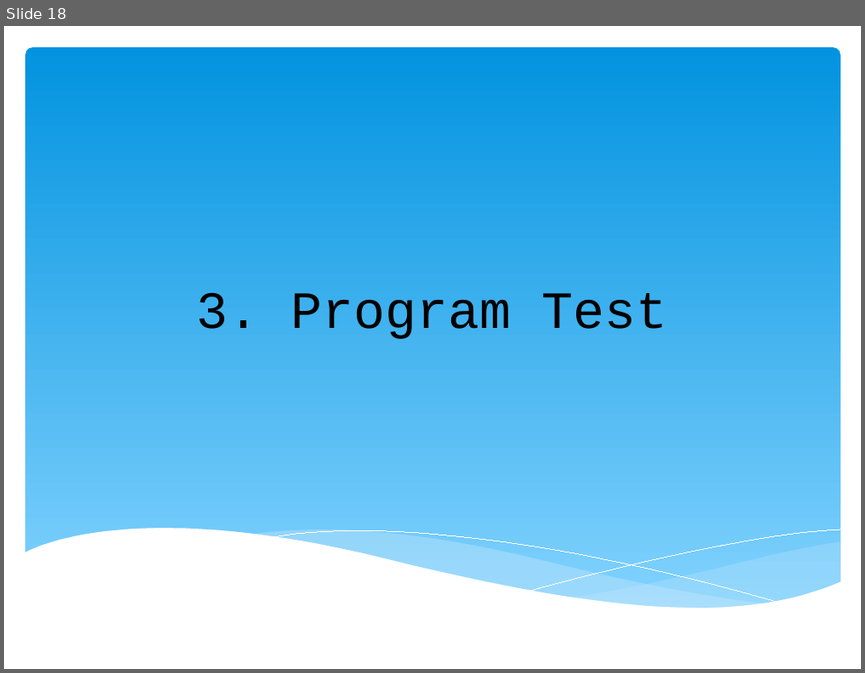
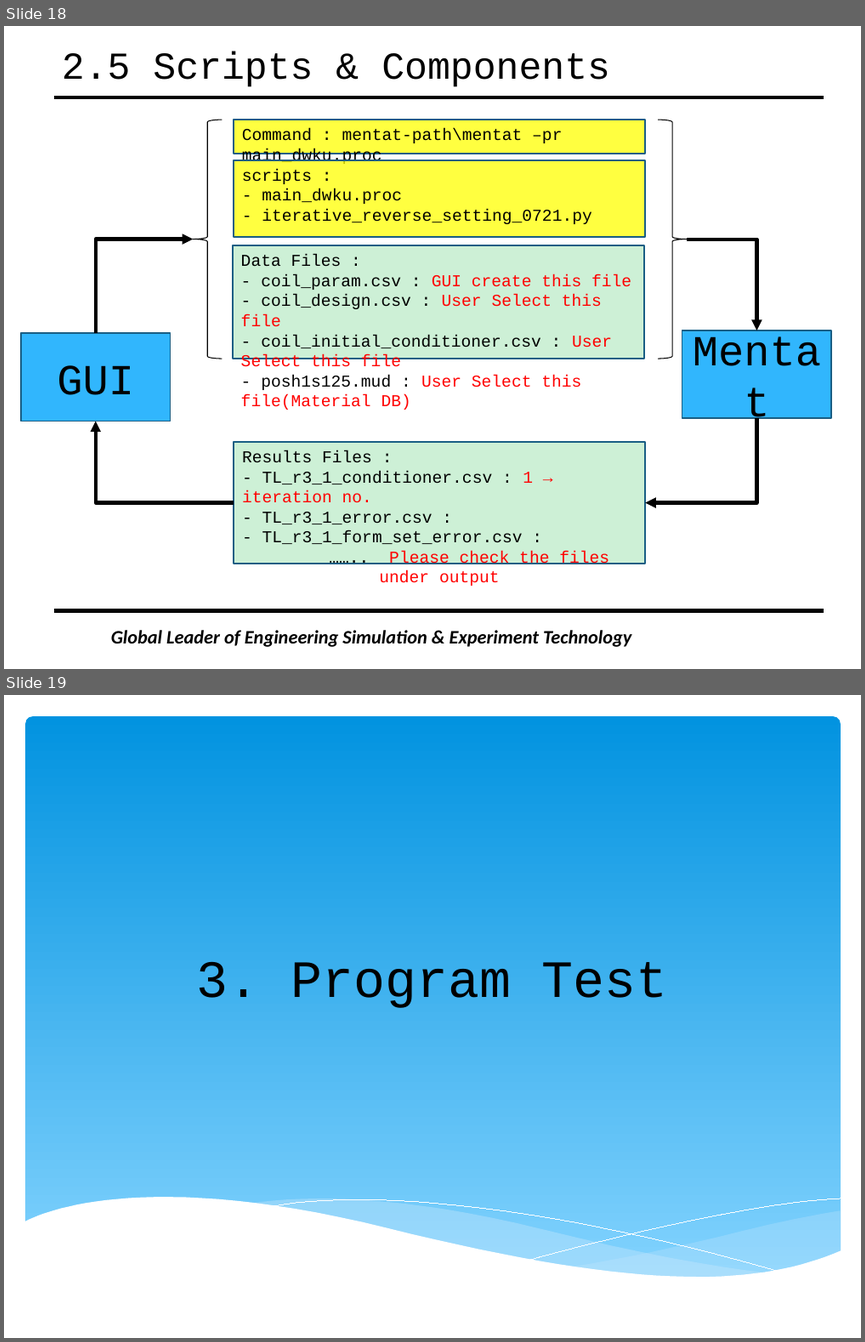
Before and after one commit to JongseoLee/2017, a slide deck: doc/to_jslee_170719.pptx. Shown one above the other, each under a label of ours: slide 18 before the commit, slides 18 and 19 after it. The pictures are 865x673 and 865x1342 pixels, drawn with LibreOffice and Linux fonts; fonts in the diff are those of the drawing; background and template pictures are left out. Boxes give left, top, right and bottom in pixels: in the first picture for what was removed or moved away, otherwise in the second. Text is boxed around its words. In the diff, an @@ line names an element or a change of style, - is before the commit and + after.

```diff
--- a/doc/to_jslee_170719.pptx
+++ b/doc/to_jslee_170719.pptx
@@ slide 18 added at bbox=[4, 26, 861, 669], background #FFFFFF @@
@@ title added at bbox=[62, 52, 610, 87], 32 pt, text #000000 @@
+2.5 Scripts & Components
@@ line added from (54, 98) to (824, 98), #000000 3 pt @@
@@ group added at bbox=[194, 120, 687, 358]: 3 rectangles, 2 left braces @@
+Command : mentat-path\mentat –pr main_dwku.proc
+scripts :
+- main_dwku.proc
+- iterative_reverse_setting_0721.py
+Data Files :
+- coil_param.csv : GUI create this file
+- coil_design.csv : User Select this file
+- coil_initial_conditioner.csv : User Select this file
+- posh1s125.mud : User Select this file(Material DB)
@@ elbow arrow added from (96, 333) to (194, 239), #000000 3 pt @@
@@ elbow arrow added from (687, 239) to (756, 330), #000000 3 pt @@
@@ rectangle added at bbox=[681, 330, 831, 418], fill #31B6FD, outline #195F84 1.25 pt, 36 pt, text #000000 @@
+Mentat
@@ rectangle added at bbox=[21, 333, 171, 420], fill #31B6FD, outline #195F84 1.25 pt, 36 pt, text #000000 @@
+GUI
@@ elbow arrow added from (234, 502) to (96, 421), #000000 3 pt @@
@@ elbow arrow added from (756, 418) to (645, 502), #000000 3 pt @@
@@ rectangle added at bbox=[234, 442, 645, 563], fill #BDECC9 at 75% opacity, outline #195F84 1.25 pt, 14 pt, text #000000 @@
+Results Files :
+- TL_r3_1_conditioner.csv : 1 → iteration no.
+- TL_r3_1_error.csv :
+- TL_r3_1_form_set_error.csv :
+…….. Please check the files under output
@@ line added from (54, 610) to (824, 610), #000000 3 pt @@
@@ text added at bbox=[111, 630, 631, 646], 16 pt, text #000000, bold, italic @@
+Global Leader of Engineering Simulation & Experiment Technology
@@ what was slide 18 is now slide 19 @@
```
Also in this commit, not shown: 6 other files.
